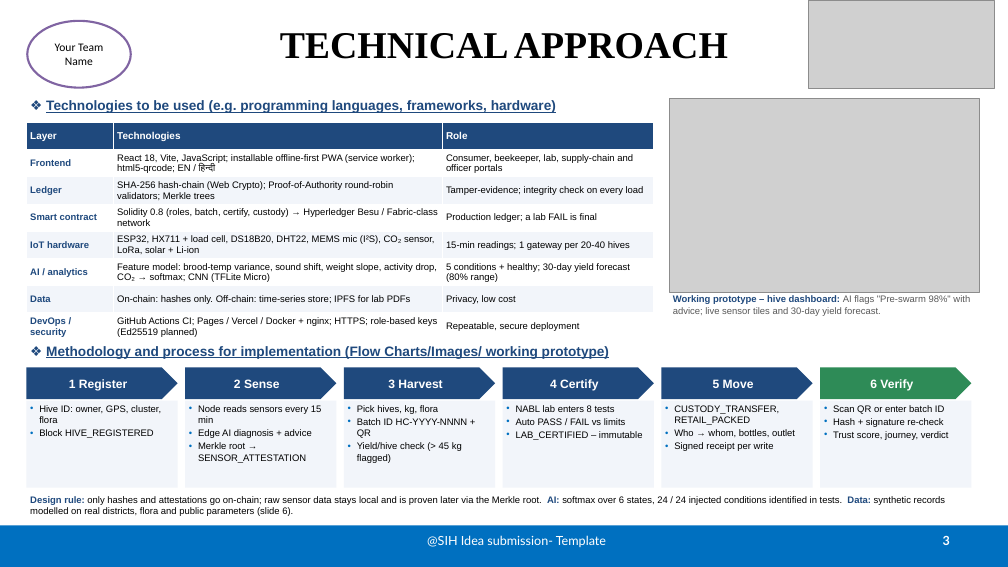
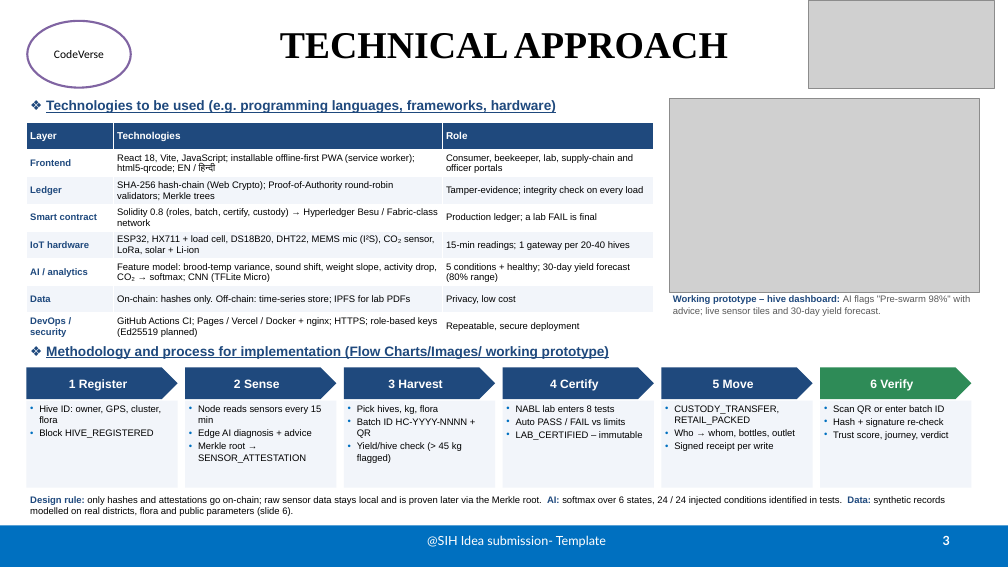
Before and after one commit to Suyash2527/HoneyChain, a slide deck: slide 3 of docs/SIH2026-Idea-Presentation.pptx. Drawn at 1008x567 pixels with LibreOffice and Linux fonts; fonts in the diff are those of the drawing; grey boxes stand for pictures. Boxes give left, top, right and bottom in pixels: in the first picture for what was removed or moved away, otherwise in the second. Text is boxed around its words. In the diff, an @@ line names an element or a change of style, - is before the commit and + after.

```diff
--- a/docs/SIH2026-Idea-Presentation.pptx
+++ b/docs/SIH2026-Idea-Presentation.pptx
@@ text in ellipse at (54,50,104,58): text changed @@
-Your Team Name
+CodeVerse
```
Also in this commit, not shown: 5 other slides changed, 1 other file.
